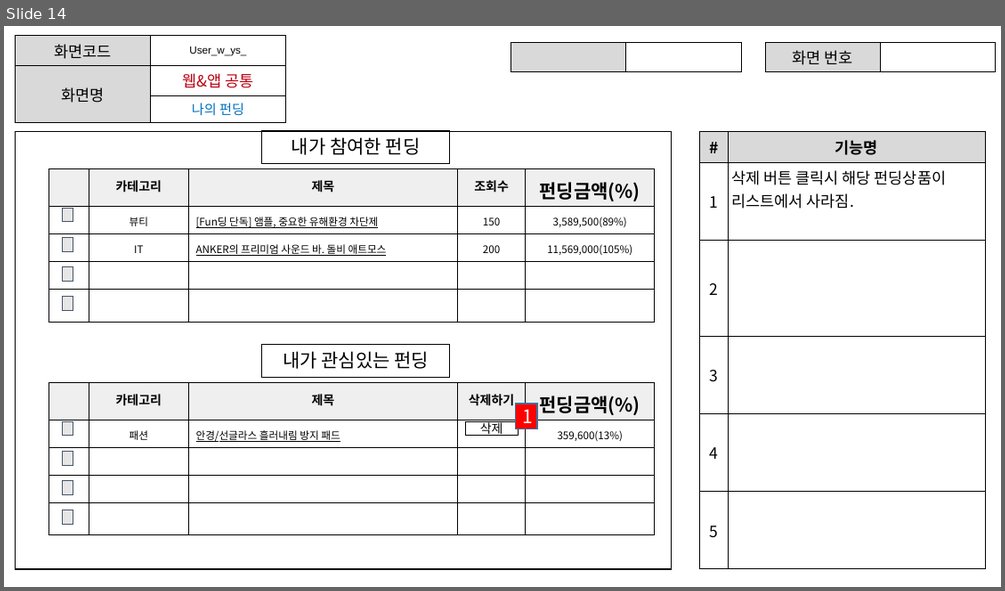
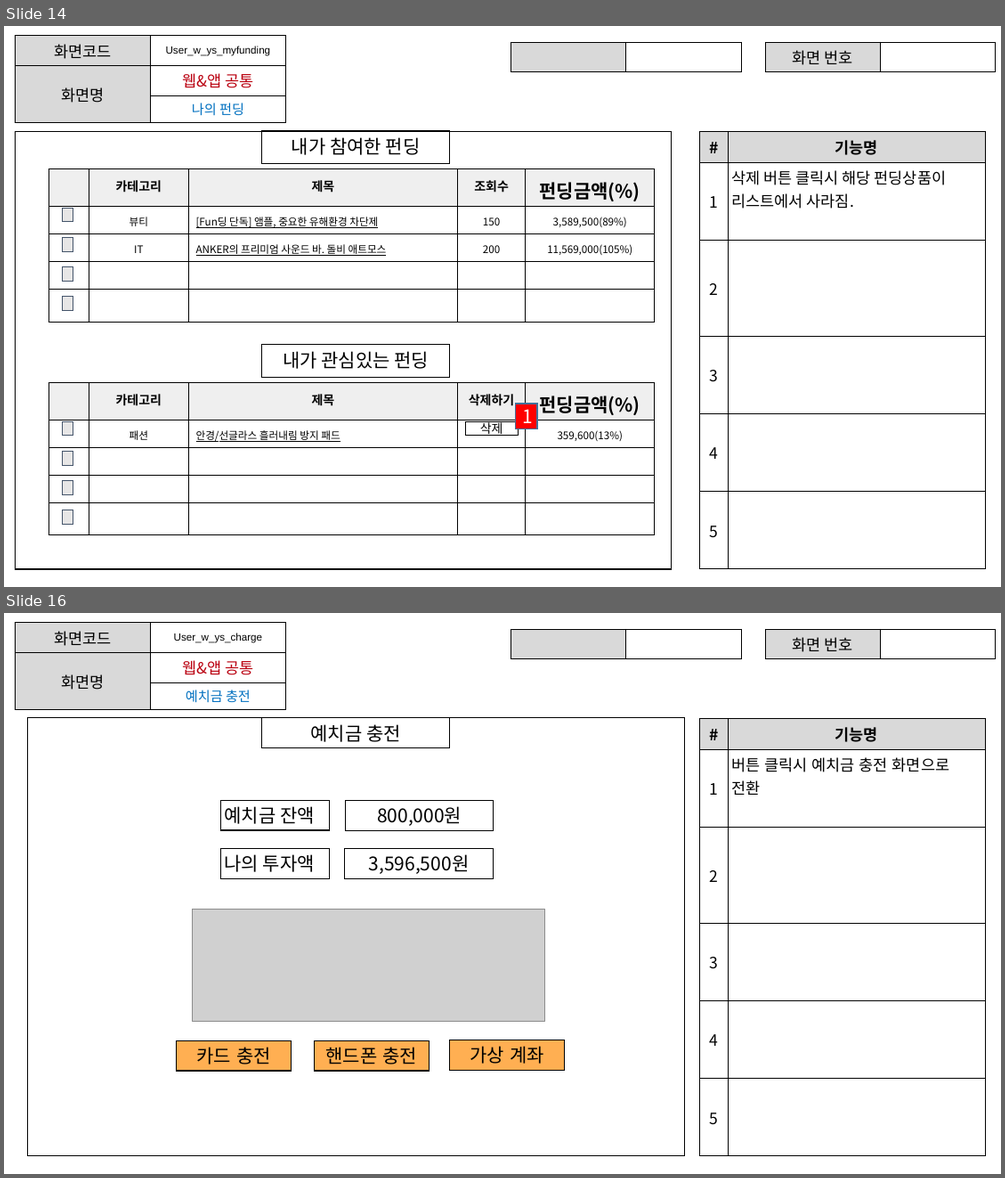
Before and after one commit to ezenteam2/EzenCrowdFunding, a slide deck: project03 화면설계서/project03 - 화면 설계서 - 용승.pptx. Shown one above the other, each under a label of ours: slide 14 before the commit, slides 14 and 16 after it; the slides between them are not shown. The pictures are 1005x591 and 1005x1178 pixels, drawn with LibreOffice and Linux fonts; fonts in the diff are those of the drawing; grey boxes stand for pictures. Boxes give left, top, right and bottom in pixels: in the first picture for what was removed or moved away, otherwise in the second. Text is boxed around its words. In the diff, an @@ line names an element or a change of style, - is before the commit and + after.

Commit message:
화면설계서

```diff
--- a/project03 화면설계서/project03 - 화면 설계서 - 용승.pptx
+++ b/project03 화면설계서/project03 - 화면 설계서 - 용승.pptx
@@ slide 16 added at (4,613,1001,1174), background #FFFFFF @@
@@ table added at (15,623,285,706), 3 rows, 2 columns @@
+화면코드 | User_w_ys_charge
+화면명 | 웹&앱 공통
+ | 예치금 충전
@@ table added at (511,629,741,656), 1 rows, 2 columns @@
+ | 
@@ table added at (765,629,995,656), 1 rows, 2 columns @@
+화면 번호 | 
@@ rectangle added at (27,718,684,1155), fill #FFFFFF, outline #000000 1 pt @@
@@ rectangle added at (262,718,450,747), outline #000000 0.75 pt, 18 pt, text #000000 @@
+예치금 충전
@@ table added at (700,718,985,1156), 6 rows, 2 columns @@
+# | 기능명
+1 | 버튼 클릭시 예치금 충전 화면으로 전환
+2 | 
+3 | 
+4 | 
+5 | 
@@ rectangle added at (221,800,329,830), outline #000000 1 pt, 18 pt, text #000000 @@
+예치금 잔액
@@ rectangle added at (345,800,493,831), outline #000000 1 pt, 18 pt, text #000000 @@
+800,000원
@@ rectangle added at (221,849,329,878), outline #000000 1 pt, 18 pt, text #000000 @@
+나의 투자액
@@ rectangle added at (345,849,493,879), outline #000000 1 pt, 18 pt, text #000000 @@
+3,596,500원
@@ picture added at (193,909,545,1022) @@
@@ rectangle added at (176,1041,291,1070), fill #FFAF52, outline #000000 1 pt, 18 pt, text #000000 @@
+카드 충전
@@ rectangle added at (315,1041,429,1070), fill #FFAF52, outline #000000 1 pt, 18 pt, text #000000 @@
+핸드폰 충전
@@ rectangle added at (450,1040,565,1070), fill #FFAF52, outline #000000 1 pt, 18 pt, text #000000 @@
+가상 계좌
@@ slide 14 changed as well @@
@@ table at (15,36,285,119) @@
-row 1, column 2: User_w_ys_
+row 1, column 2: User_w_ys_myfunding
```
Also in this commit, not shown: 13 other slides changed.
